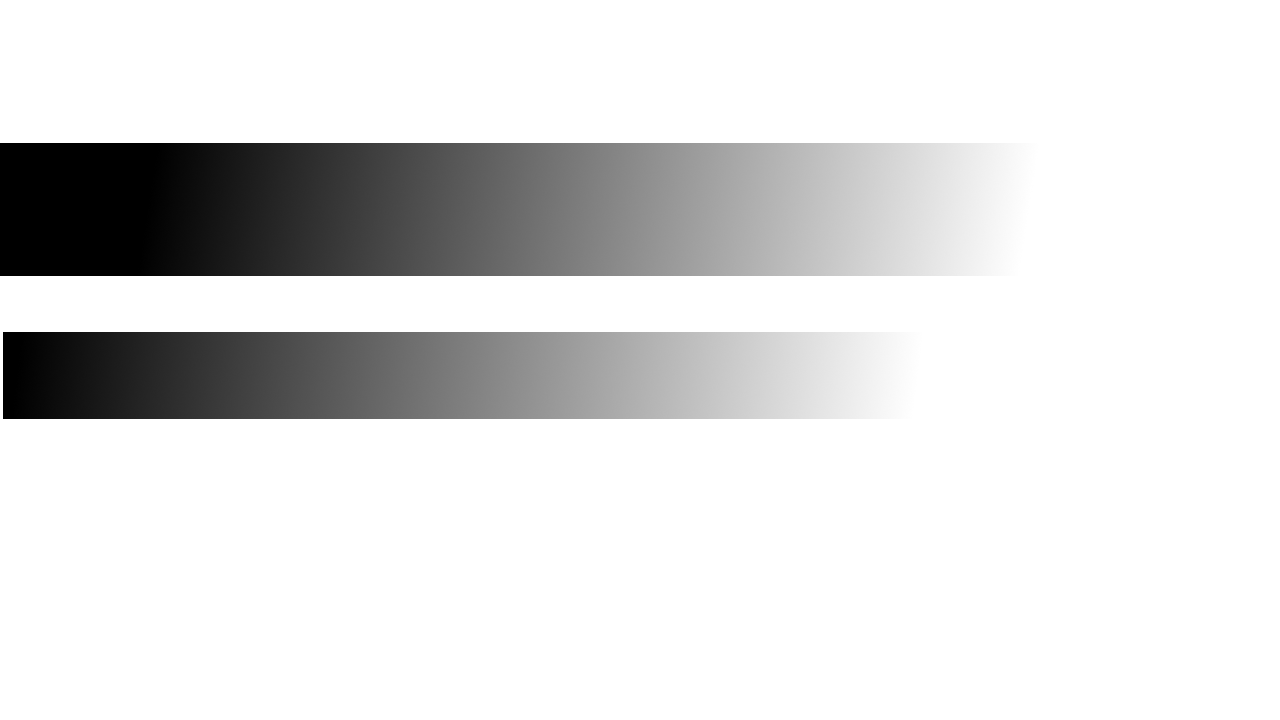
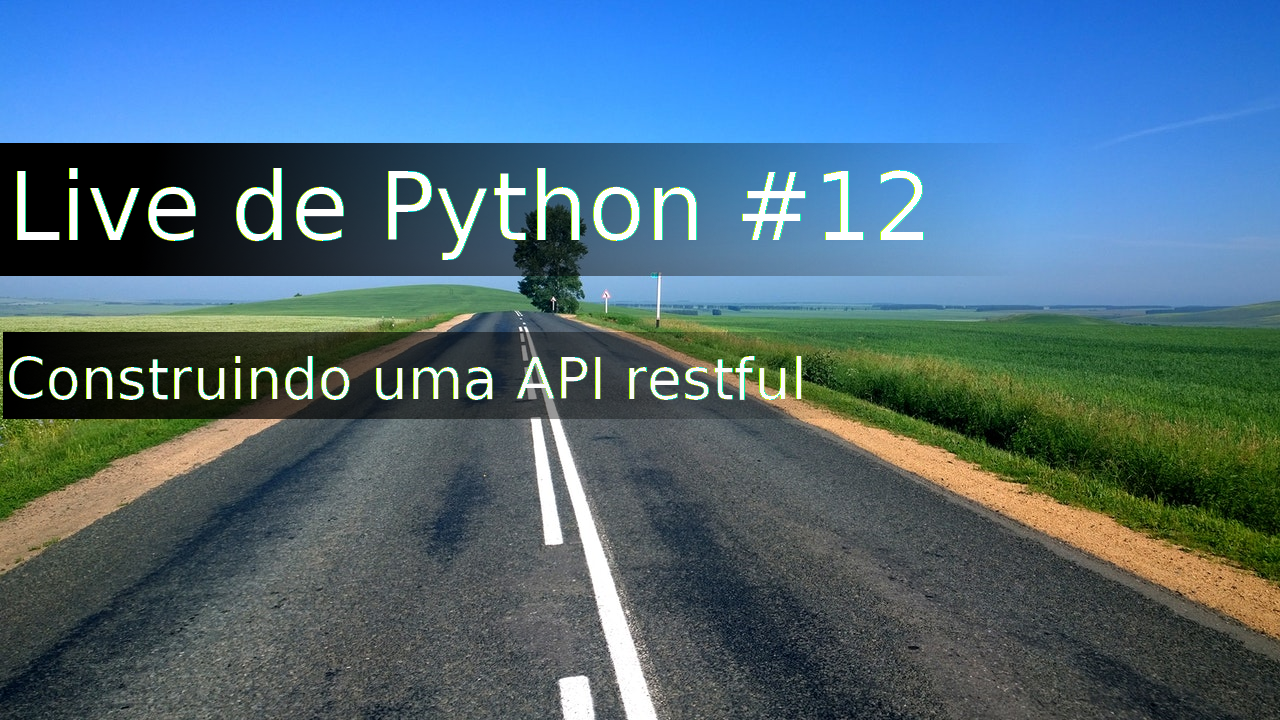
Layer changes from the first w=1280, h=720 image to the second:
added layer "Construindo uma API restful" above "Live de Python #12" over (x1=8, y1=356, x2=802, y2=400)
added layer "Live de Python #12" above "Rotulo sub" over (x1=16, y1=168, x2=925, y2=260)
added layer "pexels-photo-30627.jpg" over (x1=0, y1=0, x2=1280, y2=720)
